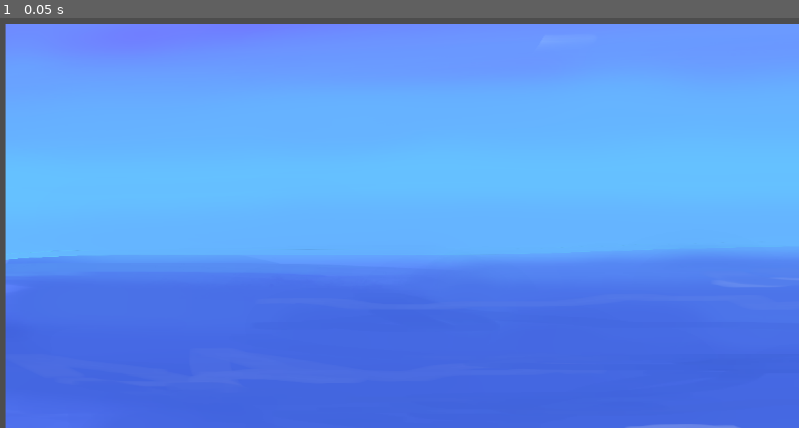
Above: before the commit, frame 1.
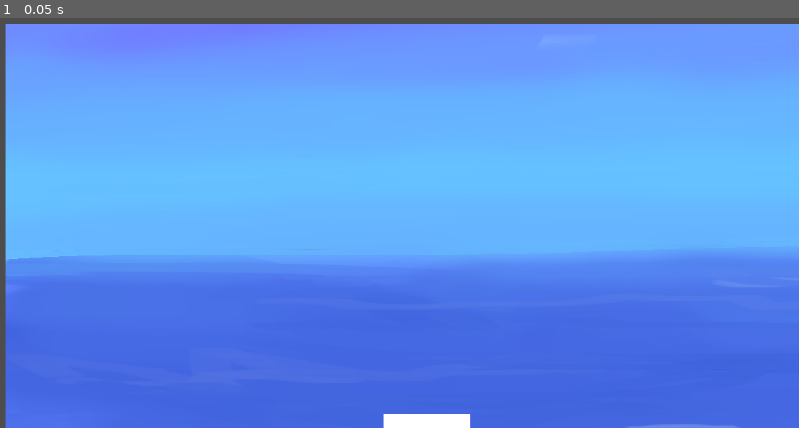
Above: after the commit, the same moment.

Repository: x25n003-blip/Gamecat
Game: Godot game, scene res://haikei.tscn
Two runs of this game, one before a commit and one after it. Both use one fixed random seed, a clock stepped at 60 frames per second and the inputs below. Before the commit the project has no main scene; this scene is started directly in both runs.
Inputs:
- Up to frame 1 (0.05 s): no input

The runs differ from the first frame. In frame 1, 0.4% of the frame differs, in the area x 47-59%, y 96-100%.

Commit message:
ステージをつくった”

Diff:
--- /dev/null
+++ b/go-ru.tscn
@@ -0,0 +1,21 @@
+[gd_scene format=3 uid="uid://b73jokn31ee8t"]
+
+[ext_resource type="Script" uid="uid://cwcb03srhvx1h" path="res://goal.gd" id="1_jlfqq"]
+[ext_resource type="Texture2D" uid="uid://b5fgei3hac1lf" path="res://go-ru.png" id="2_q7dla"]
+
+[sub_resource type="RectangleShape2D" id="RectangleShape2D_exhdd"]
+
+[node name="Node2D" type="Node2D" unique_id=1709021547]
+
+[node name="goal" type="Area2D" parent="." unique_id=1763545177]
+position = Vector2(-927, -953)
+script = ExtResource("1_jlfqq")
+
+[node name="Sprite2D" type="Sprite2D" parent="goal" unique_id=1583342176]
+position = Vector2(904, 1445)
+texture = ExtResource("2_q7dla")
+
+[node name="CollisionShape2D" type="CollisionShape2D" parent="goal" unique_id=1399879020]
+shape = SubResource("RectangleShape2D_exhdd")
+
+[connection signal="body_entered" from="goal" to="goal" method="_on_body_entered"]
--- /dev/null
+++ b/goal.gd
@@ -0,0 +1,20 @@
+extends Area2D
+
+# インスペクターから次のステージのシーンファイルを指定できるようにする
+@export_file("*.tscn") var next_stage_scene: String
+
+func _ready() -> void:
+	# プレイヤーがエリアに入ったときのイベント（シグナル）を接続
+	body_entered.connect(_on_body_entered)
+
+func _on_body_entered(body: Node2D) -> void:
+	# 衝突したのがプレイヤーグループの場合（プレイヤー側に "player" グループを設定しておく）
+	if body.is_in_group("player"):
+		call_deferred("_change_scene")
+
+func _change_scene() -> void:
+	if next_stage_scene != "":
+		# 次のステージへ切り替え
+		get_tree().change_scene_to_file(next_stage_scene)
+	else:
+		print("次のステージが設定されていません！")
--- /dev/null
+++ b/goal.tscn
@@ -0,0 +1,24 @@
+[gd_scene format=3 uid="uid://glrybfdsroxr"]
+
+[ext_resource type="Script" uid="uid://cwcb03srhvx1h" path="res://goal.gd" id="1_0qle8"]
+[ext_resource type="Texture2D" uid="uid://b5fgei3hac1lf" path="res://go-ru.png" id="2_p20yd"]
+
+[sub_resource type="RectangleShape2D" id="RectangleShape2D_0qle8"]
+size = Vector2(103.5, 160)
+
+[node name="Node2D" type="Node2D" unique_id=479341042]
+position = Vector2(25, 17)
+script = ExtResource("1_0qle8")
+
+[node name="Area2D" type="Area2D" parent="." unique_id=595403133]
+position = Vector2(20, 56)
+collision_layer = 0
+
+[node name="CollisionShape2D" type="CollisionShape2D" parent="Area2D" unique_id=1514872606]
+position = Vector2(111.25, 81)
+shape = SubResource("RectangleShape2D_0qle8")
+
+[node name="Sprite2D" type="Sprite2D" parent="Area2D" unique_id=23896821]
+position = Vector2(108.25, 77.37499)
+scale = Vector2(0.24535716, 0.18770832)
+texture = ExtResource("2_p20yd")
--- a/haikei.tscn
+++ b/haikei.tscn
@@ -1,91 +1,145 @@
 [gd_scene format=3 uid="uid://crmdtc8g64yu4"]
 
 [ext_resource type="Texture2D" uid="uid://dprb5qikxlq0y" path="res://haikei 1.png" id="1_uyggy"]
+[ext_resource type="PackedScene" uid="uid://glrybfdsroxr" path="res://goal.tscn" id="2_cu2vy"]
 
 [sub_resource type="RectangleShape2D" id="RectangleShape2D_cu2vy"]
-size = Vector2(2938, 66)
+size = Vector2(1553, 68)
+
+[sub_resource type="RectangleShape2D" id="RectangleShape2D_bx880"]
+size = Vector2(126, 197)
+
+[sub_resource type="RectangleShape2D" id="RectangleShape2D_63hrj"]
+size = Vector2(50, 68)
 
 [node name="Node2D" type="Node2D" unique_id=1134229477]
 position = Vector2(-127, -191)
 
-[node name="StaticBody2D" type="StaticBody2D" parent="." unique_id=14958991]
-
-[node name="Haikei1" type="Sprite2D" parent="StaticBody2D" unique_id=896181695]
+[node name="Haikei1" type="Sprite2D" parent="." unique_id=896181695]
 position = Vector2(1612, 856)
 scale = Vector2(1.477, 1)
 texture = ExtResource("1_uyggy")
 
-[node name="Haikei2" type="Sprite2D" parent="StaticBody2D" unique_id=620048567]
+[node name="Haikei2" type="Sprite2D" parent="." unique_id=620048567]
 position = Vector2(4596.5, 856)
 scale = Vector2(1.5044999, 1)
 texture = ExtResource("1_uyggy")
 
-[node name="Haikei3" type="Sprite2D" parent="StaticBody2D" unique_id=1044425784]
+[node name="Haikei3" type="Sprite2D" parent="." unique_id=1044425784]
 position = Vector2(7601.5, 856)
 scale = Vector2(1.4915, 1)
 texture = ExtResource("1_uyggy")
 
-[node name="CollisionShape2D" type="CollisionShape2D" parent="StaticBody2D" unique_id=267069622]
-position = Vector2(1612, 1362)
+[node name="StaticBody2D2" type="StaticBody2D" parent="." unique_id=1586190168]
+
+[node name="ColorRect" type="ColorRect" parent="StaticBody2D2" unique_id=1691211012]
+offset_left = 135.0
+offset_top = 980.0
+offset_right = 1686.0
+offset_bottom = 1050.0
+
+[node name="CollisionShape2D" type="CollisionShape2D" parent="StaticBody2D2" unique_id=471010354]
+position = Vector2(912.5, 1015)
 shape = SubResource("RectangleShape2D_cu2vy")
 
-[node name="ColorRect" type="ColorRect" parent="StaticBody2D/CollisionShape2D" unique_id=1479005357]
-offset_left = -4576.0
-offset_top = -2478.0
-offset_right = -3102.0
-offset_bottom = -2376.0
+[node name="StaticBody2D3" type="StaticBody2D" parent="." unique_id=211728998]
 
-[node name="ColorRect2" type="ColorRect" parent="StaticBody2D/CollisionShape2D" unique_id=1184970106]
-offset_left = -945.0
-offset_top = -324.0
-offset_right = -789.3102
-offset_bottom = -222.0
-rotation = 0.0074697896
+[node name="ColorRect" type="ColorRect" parent="StaticBody2D3" unique_id=1591249412]
+offset_left = 680.0
+offset_top = 819.0
+offset_right = 805.0
+offset_bottom = 1015.0
 
-[node name="ColorRect3" type="ColorRect" parent="StaticBody2D/CollisionShape2D" unique_id=735292631]
-offset_left = -756.0
-offset_top = -439.0
-offset_right = -537.3369
-offset_bottom = -337.0
+[node name="CollisionShape2D" type="CollisionShape2D" parent="StaticBody2D3" unique_id=121196505]
+position = Vector2(742, 918.5)
+shape = SubResource("RectangleShape2D_bx880")
 
-[node name="ColorRect4" type="ColorRect" parent="StaticBody2D/CollisionShape2D" unique_id=21214674]
-offset_left = -499.0
-offset_top = -318.0
-offset_right = -97.0
-offset_bottom = -272.0
+[node name="StaticBody2D" type="StaticBody2D" parent="." unique_id=14958991]
+position = Vector2(370, 117)
 
-[node name="ColorRect5" type="ColorRect" parent="StaticBody2D/CollisionShape2D" unique_id=89539496]
-offset_left = -1467.0
-offset_top = -506.0
-offset_right = -1098.0
-offset_bottom = -404.0
+[node name="Node2D" parent="StaticBody2D" unique_id=479341042 instance=ExtResource("2_cu2vy")]
+position = Vector2(606, 1882)
 
-[node name="ColorRect6" type="ColorRect" parent="StaticBody2D/CollisionShape2D" unique_id=408941295]
-offset_left = 1049.0
-offset_top = -437.0
-offset_right = 1418.0
-offset_bottom = -335.0
+[node name="StaticBody2D4" type="StaticBody2D" parent="." unique_id=865151808]
 
-[node name="ColorRect7" type="ColorRect" parent="StaticBody2D/CollisionShape2D" unique_id=418773807]
-offset_left = 174.0
-offset_top = -899.0
-offset_right = 543.0
-offset_bottom = -797.0
+[node name="ColorRect" type="ColorRect" parent="StaticBody2D4" unique_id=60820038]
+offset_left = 1743.0
+offset_top = 915.0
+offset_right = 1791.0
+offset_bottom = 980.0
 
-[node name="ColorRect8" type="ColorRect" parent="StaticBody2D/CollisionShape2D" unique_id=909541390]
-offset_left = 668.0
-offset_top = -417.0
-offset_right = 1037.0
-offset_bottom = -315.0
+[node name="CollisionShape2D" type="CollisionShape2D" parent="StaticBody2D4" unique_id=346471445]
+position = Vector2(1766, 951)
+shape = SubResource("RectangleShape2D_63hrj")
 
-[node name="ColorRect9" type="ColorRect" parent="StaticBody2D/CollisionShape2D" unique_id=1035600711]
-offset_left = -80.0
-offset_top = -413.0
-offset_right = 289.0
-offset_bottom = -311.0
+[node name="StaticBody2D5" type="StaticBody2D" parent="." unique_id=2074408109]
 
-[node name="ColorRect10" type="ColorRect" parent="StaticBody2D/CollisionShape2D" unique_id=123765745]
-offset_left = 297.0
-offset_top = -401.0
-offset_right = 666.0
-offset_bottom = -299.0
+[node name="ColorRect" type="ColorRect" parent="StaticBody2D5" unique_id=949597857]
+offset_left = 1841.0
+offset_top = 807.0
+offset_right = 1889.0
+offset_bottom = 872.0
+
+[node name="CollisionShape2D" type="CollisionShape2D" parent="StaticBody2D5" unique_id=197155430]
+position = Vector2(1866, 841)
+shape = SubResource("RectangleShape2D_63hrj")
+
+[node name="StaticBody2D6" type="StaticBody2D" parent="." unique_id=349843028]
+
+[node name="ColorRect" type="ColorRect" parent="StaticBody2D6" unique_id=183141559]
+offset_left = 2041.0
+offset_top = 597.0
+offset_right = 2089.0
+offset_bottom = 662.0
+
+[node name="CollisionShape2D" type="CollisionShape2D" parent="StaticBody2D6" unique_id=1869857247]
+position = Vector2(2064, 632)
+shape = SubResource("RectangleShape2D_63hrj")
+
+[node name="StaticBody2D7" type="StaticBody2D" parent="." unique_id=831890050]
+
+[node name="ColorRect" type="ColorRect" parent="StaticBody2D7" unique_id=298776383]
+offset_left = 1945.0
+offset_top = 681.0
+offset_right = 1993.0
+offset_bottom = 746.0
+
+[node name="CollisionShape2D" type="CollisionShape2D" parent="StaticBody2D7" unique_id=1027815159]
+position = Vector2(1968, 713)
+shape = SubResource("RectangleShape2D_63hrj")
+
+[node name="StaticBody2D8" type="StaticBody2D" parent="." unique_id=1051176548]
+
+[node name="ColorRect" type="ColorRect" parent="StaticBody2D8" unique_id=632893997]
+offset_left = 2106.0
+offset_top = 405.0
+offset_right = 2154.0
+offset_bottom = 470.0
+
+[node name="CollisionShape2D" type="CollisionShape2D" parent="StaticBody2D8" unique_id=200756864]
+position = Vector2(2130, 436)
+shape = SubResource("RectangleShape2D_63hrj")
+
+[node name="StaticBody2D9" type="StaticBody2D" parent="." unique_id=236067302]
+
+[node name="ColorRect" type="ColorRect" parent="StaticBody2D9" unique_id=1265209553]
+offset_left = 2041.0
+offset_top = 597.0
+offset_right = 2089.0
+offset_bottom = 662.0
+
+[node name="CollisionShape2D" type="CollisionShape2D" parent="StaticBody2D9" unique_id=1521237714]
+position = Vector2(2064, 632)
+shape = SubResource("RectangleShape2D_63hrj")
+
+[node name="StaticBody2D10" type="StaticBody2D" parent="." unique_id=186303093]
+
+[node name="ColorRect" type="ColorRect" parent="StaticBody2D10" unique_id=1085462360]
+offset_left = 2247.0
+offset_top = 760.0
+offset_right = 3798.0
+offset_bottom = 830.0
+
+[node name="CollisionShape2D" type="CollisionShape2D" parent="StaticBody2D10" unique_id=566950194]
+position = Vector2(3024, 798)
+shape = SubResource("RectangleShape2D_cu2vy")
--- a/project.godot
+++ b/project.godot
@@ -11,6 +11,7 @@
 [application]
 
 config/name="Gamecat"
+run/main_scene="uid://crmdtc8g64yu4"
 config/features=PackedStringArray("4.6", "GL Compatibility")
 config/icon="res://icon.svg"
 
--- /dev/null
+++ b/sute-ji.tscn
@@ -0,0 +1,378 @@
+[gd_scene format=3 uid="uid://icv848aoxoeb"]
+
+[ext_resource type="PackedScene" uid="uid://glrybfdsroxr" path="res://goal.tscn" id="1_sv4mi"]
+
+[sub_resource type="RectangleShape2D" id="RectangleShape2D_auig6"]
+size = Vector2(1549.5, 68)
+
+[sub_resource type="RectangleShape2D" id="RectangleShape2D_wa1sw"]
+size = Vector2(126, 197)
+
+[sub_resource type="RectangleShape2D" id="RectangleShape2D_73opb"]
+size = Vector2(50, 68)
+
+[sub_resource type="RectangleShape2D" id="RectangleShape2D_njen3"]
+size = Vector2(201, 70)
+
+[sub_resource type="RectangleShape2D" id="RectangleShape2D_s2oxo"]
+size = Vector2(899, 76)
+
+[sub_resource type="CircleShape2D" id="CircleShape2D_oae54"]
+radius = 35.510563
+
+[sub_resource type="RectangleShape2D" id="RectangleShape2D_sv4mi"]
+size = Vector2(415, 92)
+
+[node name="Node2D" type="Node2D" unique_id=1819595488]
+
+[node name="StaticBody2D2" type="StaticBody2D" parent="." unique_id=251823763]
+
+[node name="ColorRect" type="ColorRect" parent="StaticBody2D2" unique_id=1430870109]
+offset_left = 135.0
+offset_top = 980.0
+offset_right = 1686.0
+offset_bottom = 1050.0
+
+[node name="CollisionShape2D" type="CollisionShape2D" parent="StaticBody2D2" unique_id=684163595]
+position = Vector2(912.5, 1015)
+shape = SubResource("RectangleShape2D_auig6")
+
+[node name="StaticBody2D3" type="StaticBody2D" parent="." unique_id=1066770413]
+
+[node name="ColorRect" type="ColorRect" parent="StaticBody2D3" unique_id=1294461654]
+offset_left = 680.0
+offset_top = 819.0
+offset_right = 805.0
+offset_bottom = 1015.0
+
+[node name="CollisionShape2D" type="CollisionShape2D" parent="StaticBody2D3" unique_id=2049644986]
+position = Vector2(742, 918.5)
+shape = SubResource("RectangleShape2D_wa1sw")
+
+[node name="StaticBody2D" type="StaticBody2D" parent="." unique_id=870905748]
+position = Vector2(370, 117)
+
+[node name="Node2D" parent="StaticBody2D" unique_id=479341042 instance=ExtResource("1_sv4mi")]
+position = Vector2(606, 1882)
+
+[node name="StaticBody2D4" type="StaticBody2D" parent="." unique_id=206717076]
+
+[node name="ColorRect" type="ColorRect" parent="StaticBody2D4" unique_id=594294081]
+offset_left = 1743.0
+offset_top = 915.0
+offset_right = 1791.0
+offset_bottom = 980.0
+
+[node name="CollisionShape2D" type="CollisionShape2D" parent="StaticBody2D4" unique_id=706356339]
+position = Vector2(1766, 951)
+shape = SubResource("RectangleShape2D_73opb")
+
+[node name="StaticBody2D5" type="StaticBody2D" parent="." unique_id=593364917]
+
+[node name="ColorRect" type="ColorRect" parent="StaticBody2D5" unique_id=833608462]
+offset_left = 1841.0
+offset_top = 807.0
+offset_right = 1889.0
+offset_bottom = 872.0
+
+[node name="CollisionShape2D" type="CollisionShape2D" parent="StaticBody2D5" unique_id=1680653485]
+position = Vector2(1866, 841)
+shape = SubResource("RectangleShape2D_73opb")
+
+[node name="StaticBody2D6" type="StaticBody2D" parent="." unique_id=292381121]
+
+[node name="ColorRect" type="ColorRect" parent="StaticBody2D6" unique_id=1757710536]
+offset_left = 2041.0
+offset_top = 597.0
+offset_right = 2089.0
+offset_bottom = 662.0
+
+[node name="CollisionShape2D" type="CollisionShape2D" parent="StaticBody2D6" unique_id=1291844857]
+position = Vector2(2064, 632)
+shape = SubResource("RectangleShape2D_73opb")
+
+[node name="StaticBody2D7" type="StaticBody2D" parent="." unique_id=298599359]
+
+[node name="ColorRect" type="ColorRect" parent="StaticBody2D7" unique_id=1434471021]
+offset_left = 1945.0
+offset_top = 681.0
+offset_right = 1993.0
+offset_bottom = 746.0
+
+[node name="CollisionShape2D" type="CollisionShape2D" parent="StaticBody2D7" unique_id=894737708]
+position = Vector2(1968, 713)
+shape = SubResource("RectangleShape2D_73opb")
+
+[node name="StaticBody2D7" type="StaticBody2D" parent="StaticBody2D7" unique_id=1042236714]
+position = Vector2(8339, 346)
+
+[node name="ColorRect" type="ColorRect" parent="StaticBody2D7/StaticBody2D7" unique_id=811577164]
+offset_left = 1945.0
+offset_top = 681.0
+offset_right = 1993.0
+offset_bottom = 746.0
+
+[node name="CollisionShape2D" type="CollisionShape2D" parent="StaticBody2D7/StaticBody2D7" unique_id=1495231878]
+position = Vector2(1968, 713)
+shape = SubResource("RectangleShape2D_73opb")
+
+[node name="StaticBody2D8" type="StaticBody2D" parent="." unique_id=1507023769]
+
+[node name="ColorRect" type="ColorRect" parent="StaticBody2D8" unique_id=602973899]
+offset_left = 2106.0
+offset_top = 405.0
+offset_right = 2154.0
+offset_bottom = 470.0
+
+[node name="CollisionShape2D" type="CollisionShape2D" parent="StaticBody2D8" unique_id=1117570718]
+position = Vector2(2130, 436)
+shape = SubResource("RectangleShape2D_73opb")
+
+[node name="StaticBody2D9" type="StaticBody2D" parent="." unique_id=1748451793]
+
+[node name="ColorRect" type="ColorRect" parent="StaticBody2D9" unique_id=2102869614]
+offset_left = 5656.0
+offset_top = 860.0
+offset_right = 5704.0
+offset_bottom = 925.0
+
+[node name="CollisionShape2D" type="CollisionShape2D" parent="StaticBody2D9" unique_id=1244138212]
+position = Vector2(4988, 1218)
+shape = SubResource("RectangleShape2D_73opb")
+
+[node name="StaticBody2D10" type="StaticBody2D" parent="." unique_id=1089333539]
+
+[node name="ColorRect" type="ColorRect" parent="StaticBody2D10" unique_id=1894636703]
+offset_left = 2247.0
+offset_top = 760.0
+offset_right = 3798.0
+offset_bottom = 830.0
+
+[node name="CollisionShape2D" type="CollisionShape2D" parent="StaticBody2D10" unique_id=1840880711]
+position = Vector2(3024, 798)
+shape = SubResource("RectangleShape2D_auig6")
+
+[node name="StaticBody2D11" type="StaticBody2D" parent="." unique_id=1491183550]
+position = Vector2(3797, -302)
+
+[node name="ColorRect" type="ColorRect" parent="StaticBody2D11" unique_id=1494522949]
+offset_left = 135.0
+offset_top = 980.0
+offset_right = 1686.0
+offset_bottom = 1050.0
+
+[node name="CollisionShape2D" type="CollisionShape2D" parent="StaticBody2D11" unique_id=1527900264]
+position = Vector2(417.5, 1016)
+shape = SubResource("RectangleShape2D_njen3")
+
+[node name="CollisionShape2D2" type="CollisionShape2D" parent="StaticBody2D11" unique_id=1935997690]
+position = Vector2(1227.5, 1010)
+shape = SubResource("RectangleShape2D_s2oxo")
+
+[node name="StaticBody2D12" type="StaticBody2D" parent="." unique_id=1783751743]
+position = Vector2(3252, -283)
+
+[node name="ColorRect" type="ColorRect" parent="StaticBody2D12" unique_id=1625700095]
+offset_left = 680.0
+offset_top = 819.0
+offset_right = 805.0
+offset_bottom = 1015.0
+
+[node name="CollisionShape2D" type="CollisionShape2D" parent="StaticBody2D12" unique_id=1819546131]
+position = Vector2(742, 918.5)
+shape = SubResource("RectangleShape2D_wa1sw")
+
+[node name="StaticBody2D13" type="StaticBody2D" parent="." unique_id=1640117693]
+position = Vector2(5911, 943)
+
+[node name="ColorRect" type="ColorRect" parent="StaticBody2D13" unique_id=590194256]
+offset_left = -79.0
+offset_top = 30.0
+offset_right = -39.0
+offset_bottom = 70.0
+
+[node name="CollisionShape2D" type="CollisionShape2D" parent="StaticBody2D13" unique_id=682254704]
+position = Vector2(-61, 50)
+shape = SubResource("CircleShape2D_oae54")
+
+[node name="StaticBody2D14" type="StaticBody2D" parent="." unique_id=879577471]
+position = Vector2(5667, 748)
+
+[node name="ColorRect" type="ColorRect" parent="StaticBody2D14" unique_id=1013892263]
+offset_left = -79.0
+offset_top = 30.0
+offset_right = -39.0
+offset_bottom = 70.0
+
+[node name="CollisionShape2D" type="CollisionShape2D" parent="StaticBody2D14" unique_id=2090296340]
+position = Vector2(-61, 50)
+shape = SubResource("CircleShape2D_oae54")
+
+[node name="StaticBody2D15" type="StaticBody2D" parent="." unique_id=1372274121]
+position = Vector2(6011, 1042)
+
+[node name="ColorRect" type="ColorRect" parent="StaticBody2D15" unique_id=300541714]
+offset_left = -79.0
+offset_top = 30.0
+offset_right = -39.0
+offset_bottom = 70.0
+
+[node name="CollisionShape2D" type="CollisionShape2D" parent="StaticBody2D15" unique_id=137156433]
+position = Vector2(-61, 50)
+shape = SubResource("CircleShape2D_oae54")
+
+[node name="StaticBody2D16" type="StaticBody2D" parent="." unique_id=74626112]
+position = Vector2(6155, 1157)
+
+[node name="ColorRect" type="ColorRect" parent="StaticBody2D16" unique_id=1441900688]
+offset_left = -79.0
+offset_top = 30.0
+offset_right = -39.0
+offset_bottom = 70.0
+
+[node name="CollisionShape2D" type="CollisionShape2D" parent="StaticBody2D16" unique_id=2124620890]
+position = Vector2(-122, -1230)
+shape = SubResource("CircleShape2D_oae54")
+
+[node name="StaticBody2D17" type="StaticBody2D" parent="." unique_id=784012632]
+position = Vector2(6023, 200)
+
+[node name="ColorRect" type="ColorRect" parent="StaticBody2D17" unique_id=341299892]
+offset_left = 135.0
+offset_top = 980.0
+offset_right = 1686.0
+offset_bottom = 1050.0
+
+[node name="CollisionShape2D" type="CollisionShape2D" parent="StaticBody2D17" unique_id=1733500168]
+position = Vector2(912.5, 1015)
+shape = SubResource("RectangleShape2D_auig6")
+
+[node name="StaticBody2D18" type="StaticBody2D" parent="." unique_id=786047397]
+position = Vector2(5747, 388)
+
+[node name="ColorRect" type="ColorRect" parent="StaticBody2D18" unique_id=1481015086]
+offset_left = 2041.0
+offset_top = 597.0
+offset_right = 2089.0
+offset_bottom = 662.0
+
+[node name="CollisionShape2D" type="CollisionShape2D" parent="StaticBody2D18" unique_id=825870474]
+position = Vector2(2064, 632)
+shape = SubResource("RectangleShape2D_73opb")
+
+[node name="StaticBody2D19" type="StaticBody2D" parent="." unique_id=384401097]
+position = Vector2(7770, 206)
+
+[node name="ColorRect" type="ColorRect" parent="StaticBody2D19" unique_id=101167228]
+offset_left = 135.0
+offset_top = 980.0
+offset_right = 1686.0
+offset_bottom = 1050.0
+
+[node name="CollisionShape2D" type="CollisionShape2D" parent="StaticBody2D19" unique_id=1446737767]
+position = Vector2(912.5, 1015)
+shape = SubResource("RectangleShape2D_auig6")
+
+[node name="StaticBody2D20" type="StaticBody2D" parent="." unique_id=1179053765]
+position = Vector2(9373, 651)
+
+[node name="ColorRect" type="ColorRect" parent="StaticBody2D20" unique_id=1009370171]
+offset_left = 241.0
+offset_top = 536.0
+offset_right = 655.0
+offset_bottom = 627.0
+
+[node name="CollisionShape2D" type="CollisionShape2D" parent="StaticBody2D20" unique_id=886868830]
+position = Vector2(542, 564)
+shape = SubResource("RectangleShape2D_sv4mi")
+
+[node name="StaticBody2D21" type="StaticBody2D" parent="." unique_id=903808576]
+position = Vector2(8279, 422)
+
+[node name="ColorRect" type="ColorRect" parent="StaticBody2D21" unique_id=1561687850]
+offset_left = 1945.0
+offset_top = 681.0
+offset_right = 1993.0
+offset_bottom = 746.0
+
+[node name="CollisionShape2D" type="CollisionShape2D" parent="StaticBody2D21" unique_id=235945042]
+position = Vector2(1968, 713)
+shape = SubResource("RectangleShape2D_73opb")
+
+[node name="StaticBody2D22" type="StaticBody2D" parent="." unique_id=1647366729]
+position = Vector2(8449, 185)
+
+[node name="ColorRect" type="ColorRect" parent="StaticBody2D22" unique_id=1209371008]
+offset_left = 1945.0
+offset_top = 681.0
+offset_right = 1993.0
+offset_bottom = 746.0
+
+[node name="CollisionShape2D" type="CollisionShape2D" parent="StaticBody2D22" unique_id=337981276]
+position = Vector2(1968, 713)
+shape = SubResource("RectangleShape2D_73opb")
+
+[node name="StaticBody2D23" type="StaticBody2D" parent="." unique_id=760736994]
+position = Vector2(8394, 267)
+
+[node name="ColorRect" type="ColorRect" parent="StaticBody2D23" unique_id=690306149]
+offset_left = 1945.0
+offset_top = 681.0
+offset_right = 1993.0
+offset_bottom = 746.0
+
+[node name="CollisionShape2D" type="CollisionShape2D" parent="StaticBody2D23" unique_id=1838891510]
+position = Vector2(1968, 713)
+shape = SubResource("RectangleShape2D_73opb")
+
+[node name="StaticBody2D24" type="StaticBody2D" parent="." unique_id=1492697690]
+position = Vector2(8498, 119)
+
+[node name="ColorRect" type="ColorRect" parent="StaticBody2D24" unique_id=58429758]
+offset_left = 1945.0
+offset_top = 681.0
+offset_right = 1993.0
+offset_bottom = 746.0
+
+[node name="CollisionShape2D" type="CollisionShape2D" parent="StaticBody2D24" unique_id=179196457]
+position = Vector2(1968, 713)
+shape = SubResource("RectangleShape2D_73opb")
+
+[node name="StaticBody2D25" type="StaticBody2D" parent="." unique_id=1129027322]
+position = Vector2(8548, 46)
+
+[node name="ColorRect" type="ColorRect" parent="StaticBody2D25" unique_id=1765423990]
+offset_left = 1945.0
+offset_top = 681.0
+offset_right = 1993.0
+offset_bottom = 746.0
+
+[node name="CollisionShape2D" type="CollisionShape2D" parent="StaticBody2D25" unique_id=345032490]
+position = Vector2(1968, 713)
+shape = SubResource("RectangleShape2D_73opb")
+
+[node name="StaticBody2D26" type="StaticBody2D" parent="." unique_id=918380145]
+position = Vector2(8595, -22)
+
+[node name="ColorRect" type="ColorRect" parent="StaticBody2D26" unique_id=94664600]
+offset_left = 1945.0
+offset_top = 681.0
+offset_right = 1993.0
+offset_bottom = 746.0
+
+[node name="CollisionShape2D" type="CollisionShape2D" parent="StaticBody2D26" unique_id=1557990892]
+position = Vector2(1968, 713)
+shape = SubResource("RectangleShape2D_73opb")
+
+[node name="StaticBody2D27" type="StaticBody2D" parent="." unique_id=481949946]
+position = Vector2(8652, -94)
+
+[node name="ColorRect" type="ColorRect" parent="StaticBody2D27" unique_id=1749308677]
+offset_left = 1945.0
+offset_top = 681.0
+offset_right = 1993.0
+offset_bottom = 746.0
+
+[node name="CollisionShape2D" type="CollisionShape2D" parent="StaticBody2D27" unique_id=45631129]
+position = Vector2(1968, 713)
+shape = SubResource("RectangleShape2D_73opb")
Binary file added: go-ru.png
Not shown, added: go-ru.png.import
Not shown, added: goal.gd.uid
Not shown, added: goal.mdp
